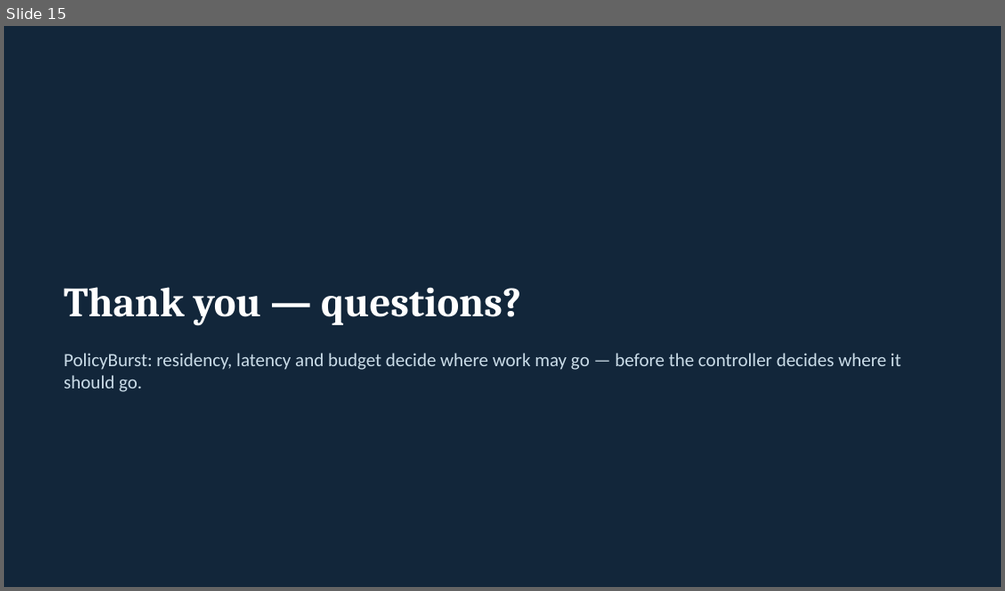
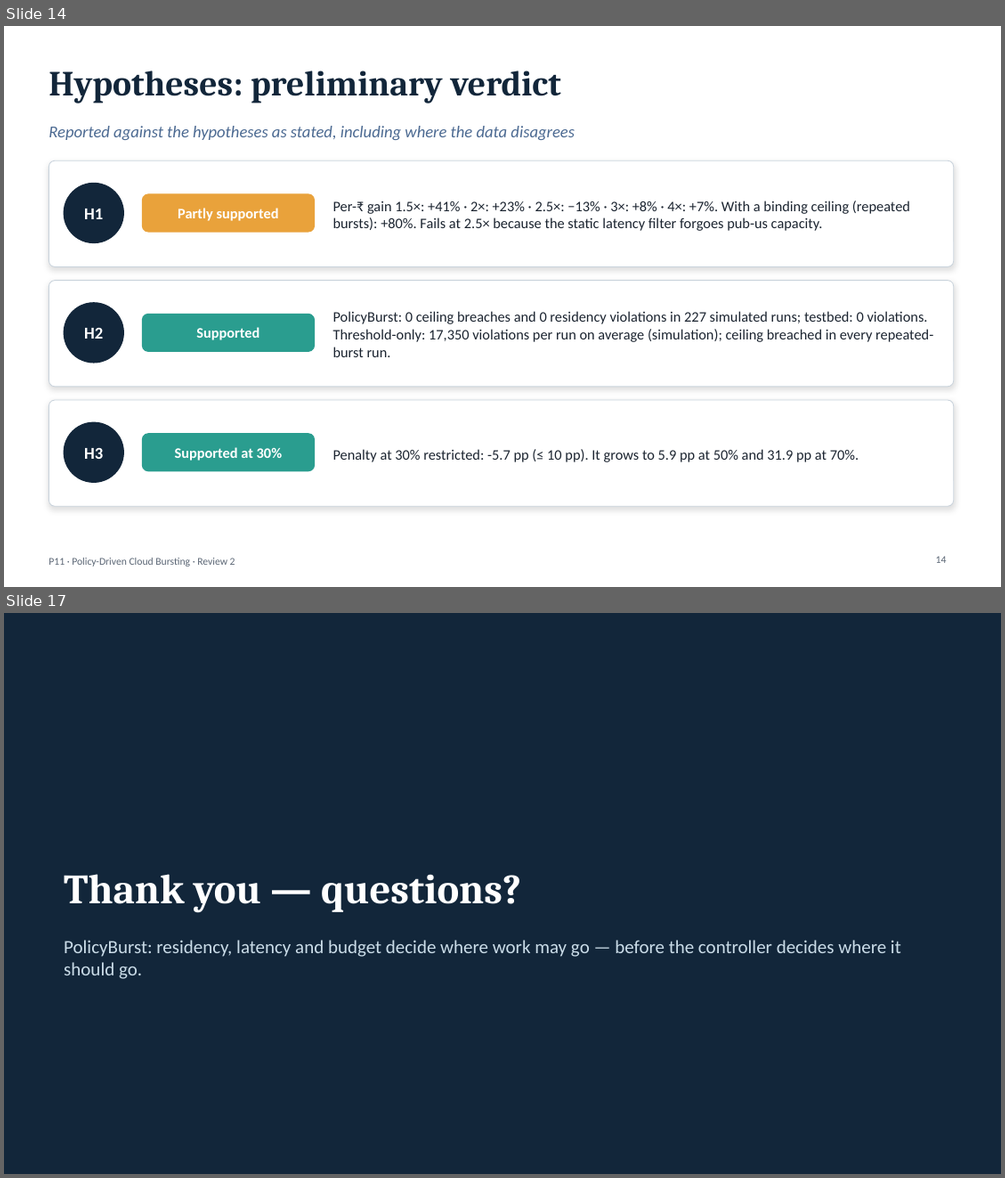
Before and after one commit to AviatorRoyal/cloud-burst, a slide deck: P11_Review2_Implementation_and_Results.pptx. Shown one above the other, each under a label of ours: slide 15 before the commit, slides 14 and 17 after it; the slides between them are not shown. The pictures are 1005x591 and 1005x1178 pixels, drawn with LibreOffice and Linux fonts; fonts in the diff are those of the drawing. Boxes give left, top, right and bottom in pixels: in the first picture for what was removed or moved away, otherwise in the second. Text is boxed around its words. In the diff, an @@ line names an element or a change of style, - is before the commit and + after.

Commit message:
Final decks for all three reviews and the research paper
- Review 1 and 2 rebuilt from measured testbed and simulation data
  (no placeholders); previous-review wording removed from Review 2
- Review 3 (final) deck
- Research paper (21 pages, .docx and .pdf) generated from the results

```diff
--- a/P11_Review2_Implementation_and_Results.pptx
+++ b/P11_Review2_Implementation_and_Results.pptx
@@ slide 14 added at (x1=4, y1=26, x2=1001, y2=587), background #FFFFFF @@
@@ title added at (x1=48, y1=70, x2=561, y2=103), 34 pt, text #12263A, bold @@
+Hypotheses: preliminary verdict
@@ text added at (x1=48, y1=126, x2=574, y2=140), 16 pt, text #4C6A92, italic @@
+Reported against the hypotheses as stated, including where the data disagrees
@@ rounded rectangle added at (x1=48, y1=160, x2=954, y2=267), fill #FFFFFF, outline #C9D3DC 0.75 pt @@
@@ ellipse added at (x1=64, y1=183, x2=123, y2=243), fill #12263A, outline #12263A 1 pt @@
@@ text added at (x1=84, y1=208, x2=103, y2=219), 16 pt, text #FFFFFF, bold @@
+H1
@@ rounded rectangle added at (x1=142, y1=194, x2=315, y2=232), fill #E9A23B, outline #E9A23B 1 pt @@
@@ text added at (x1=178, y1=208, x2=279, y2=221), 14 pt, text #FFFFFF, bold @@
+Partly supported
@@ text added at (x1=333, y1=200, x2=910, y2=231), 14 pt, text #1B2430 @@
+Per-₹ gain 1.5×: +41% · 2×: +23% · 2.5×: −13% · 3×: +8% · 4×: +7%. With a binding ceiling (repeated bursts): +80%. Fails at 2.5× because the static latency filter forgoes pub-us capacity.
@@ rounded rectangle added at (x1=48, y1=281, x2=954, y2=386), fill #FFFFFF, outline #C9D3DC 0.75 pt @@
@@ ellipse added at (x1=64, y1=303, x2=123, y2=362), fill #12263A, outline #12263A 1 pt @@
@@ rounded rectangle added at (x1=142, y1=313, x2=315, y2=351), fill #2A9D8F, outline #2A9D8F 1 pt @@
@@ text added at (x1=333, y1=311, x2=933, y2=357), 14 pt, text #1B2430 @@
+PolicyBurst: 0 ceiling breaches and 0 residency violations in 227 simulated runs; testbed: 0 violations. Threshold-only: 17,350 violations per run on average (simulation); ceiling breached in every repeated-burst run.
@@ text added at (x1=84, y1=327, x2=103, y2=338), 16 pt, text #FFFFFF, bold @@
+H2
@@ text added at (x1=196, y1=327, x2=259, y2=340), 14 pt, text #FFFFFF, bold @@
+Supported
@@ rounded rectangle added at (x1=48, y1=400, x2=954, y2=506), fill #FFFFFF, outline #C9D3DC 0.75 pt @@
@@ ellipse added at (x1=64, y1=422, x2=123, y2=483), fill #12263A, outline #12263A 1 pt @@
@@ text added at (x1=84, y1=448, x2=103, y2=459), 16 pt, text #FFFFFF, bold @@
+H3
@@ rounded rectangle added at (x1=142, y1=434, x2=315, y2=471), fill #2A9D8F, outline #2A9D8F 1 pt @@
@@ text added at (x1=175, y1=447, x2=282, y2=460), 14 pt, text #FFFFFF, bold @@
+Supported at 30%
@@ text added at (x1=333, y1=449, x2=858, y2=462), 14 pt, text #1B2430 @@
+Penalty at 30% restricted: -5.7 pp (≤ 10 pp). It grows to 5.9 pp at 50% and 31.9 pp at 70%.
@@ text added at (x1=48, y1=557, x2=235, y2=566), 10 pt, text #5B6675 @@
+P11 · Policy-Driven Cloud Bursting · Review 2
@@ page number added at (x1=936, y1=556, x2=947, y2=563), 10 pt, text #5B6675 @@
+14
@@ what was slide 15 is now slide 17 @@
```
Also in this commit, not shown: 12 slides changed, 2 other slides added, 1 slide removed, 5 other files.
